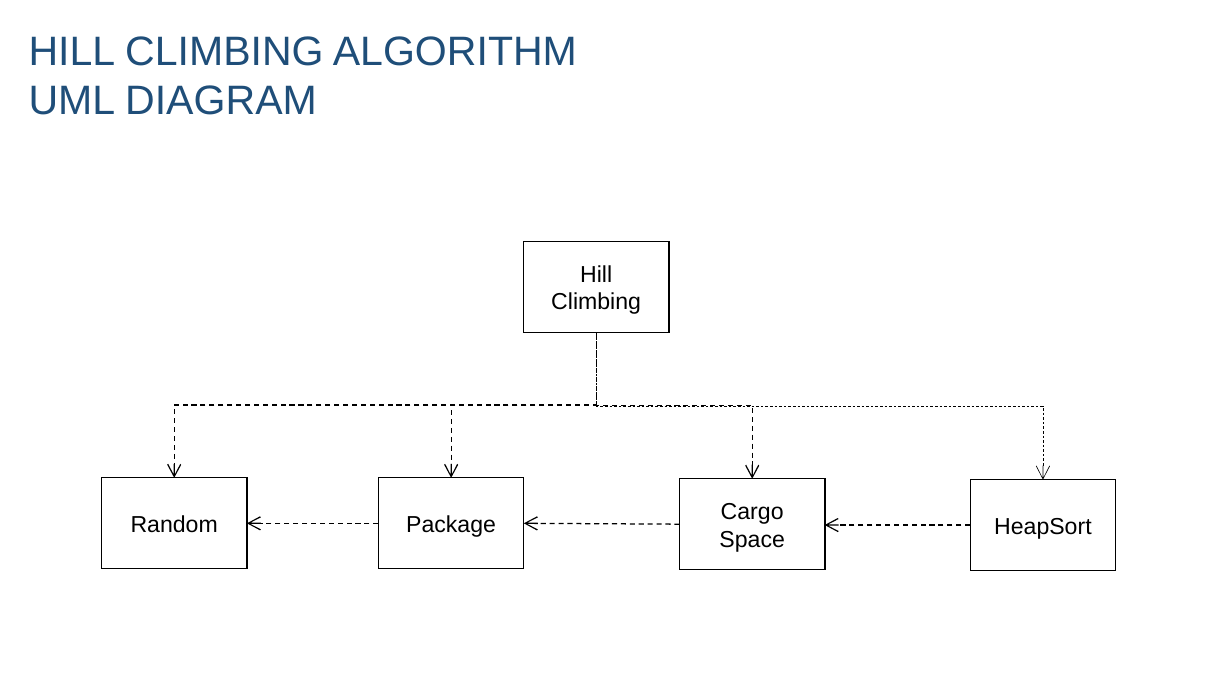
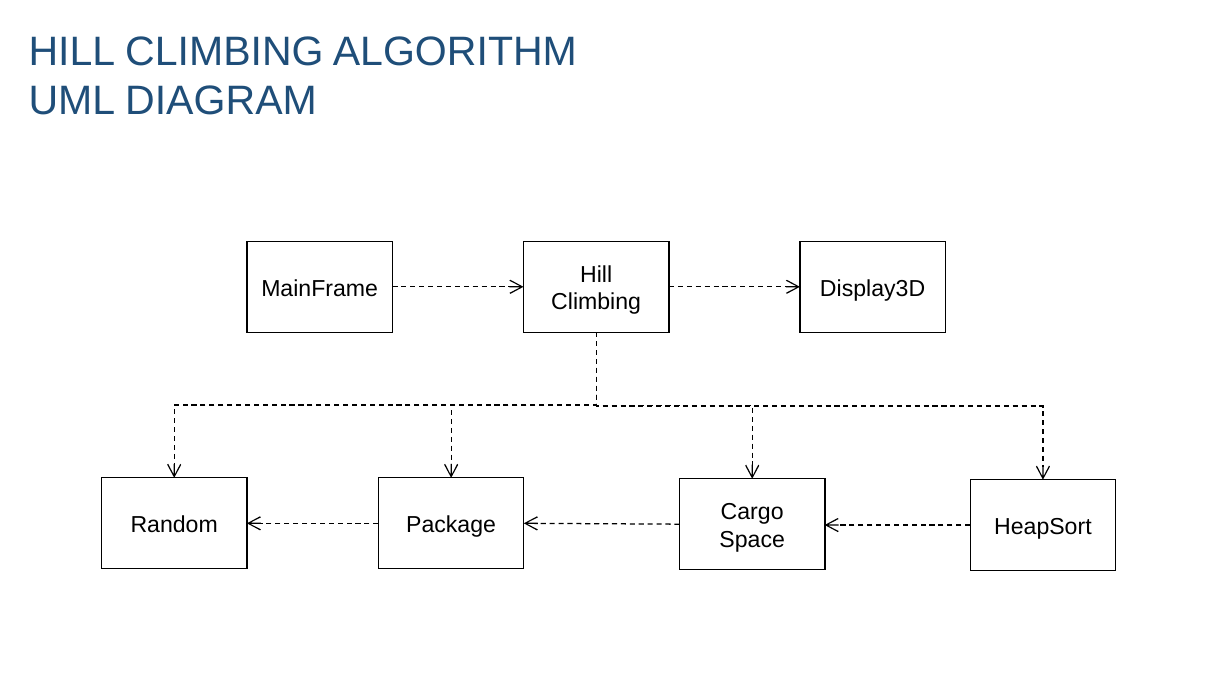
Before and after one commit to swengeler/PP3, a slide deck: slide 3 of Report, presentation and related stuff/Diagrams.pptx. Drawn at 1232x693 pixels with LibreOffice and Linux fonts; fonts in the diff are those of the drawing. Boxes give left, top, right and bottom in pixels: in the first picture for what was removed or moved away, otherwise in the second. Text is boxed around its words. In the diff, an @@ line names an element or a change of style, - is before the commit and + after.

```diff
--- a/Report, presentation and related stuff/Diagrams.pptx
+++ b/Report, presentation and related stuff/Diagrams.pptx
@@ rectangle added at (x1=247, y1=241, x2=392, y2=332), fill #FFFFFF, outline #000000 1 pt, 18 pt, text #000000 @@
+MainFrame
@@ rectangle added at (x1=800, y1=241, x2=945, y2=332), fill #FFFFFF, outline #000000 1 pt, 18 pt, text #000000 @@
+Display3D
@@ arrow added from (393, 287) to (523, 287), #000000 1 pt dashed @@
@@ arrow added from (669, 287) to (800, 287), #000000 1 pt dashed @@
@@ elbow arrow (596, 333) - (1043, 480): stroke #000000 0.5 pt dashed to #000000 1 pt dashed @@
```
Also in this commit, not shown: 3 other slides changed, 1 slide added, 14 other files.
